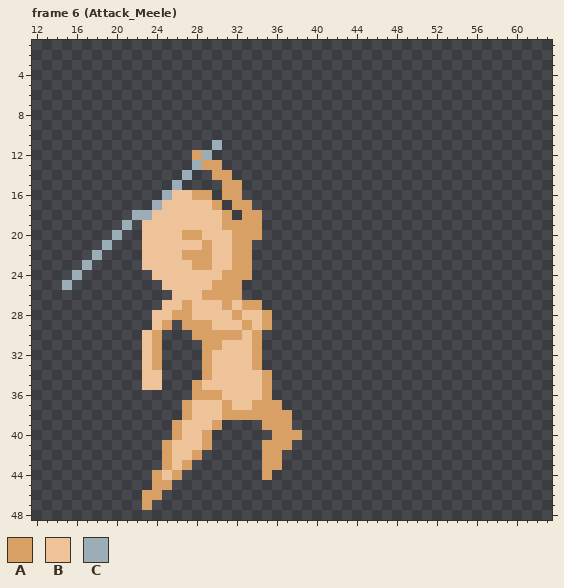
Pixel-art file: RawResource/projectRoom/base_female.aseprite. The first picture shows the starting point.
64x64 pixels, 10 frames. Shown: frame 6 (Attack_Meele): x 12..63, y 1..48. The commit also changed other frames, which this record leaves out.
Visible layers, top first: "BaseGroup/base_melee", "BaseGroup/base_nude".
Palette (. is transparent): A #d9a066  B #eec39a  C #9badb7
Pixels before, frame 6 (Attack_Meele) (only the part around the change), first column x 12:
 1 ..........................................
 2 ..........................................
 3 ..........................................
 4 ..........................................
 5 ..........................................
 6 ..........................................
 7 ..........................................
 8 ..........................................
 9 ..........................................
10 ..........................................
11 ..................C.......................
12 ................AC........................
13 ................CAA.......................
14 ...............C..AA......................
15 ..............C....AA.....................
16 .............CBBAA.AA.....................
17 ............CBBBBBA.AA....................
18 ..........CCBBBBBBBA.AA...................
19 .........C.BBBBBBBBAAAA...................
20 ........C..BBBBAABBBAAA...................
21 .......C...BBBBBBABBAA....................
22 ......C....BBBBAAABBAA....................
23 .....C.....BBBBBAABBAA....................
24 ....C.......BBBBBBBAAA....................
25 ...C.........BBBBBAAA.....................
26 ..............BBBAAAA.....................
27 .............BBABBBABAA...................
28 ............BBAABBBBABBA..................
29 ............BA.AAABBBABA..................
30 ...........BA...AAAAABA...................
31 ...........BA....AABBBA...................
32 ...........BA....ABBBBA...................
33 ...........BA....ABBBBA...................
34 ...........BB....ABBBBBA..................
35 ...........BB...ABBBBBBA..................
36 ................AAABBBBA..................
37 ...............ABBBABBAAA.................
38 ...............ABBBAAAAAAA................
39 ..............ABBBA....AAA................
40 ..............ABBA......AAA...............
41 .............ABBBA.....AAA................
42 .............ABBA......AA.................
43 .............ABA.......AA.................
44 ............ABA........A..................
45 ............AA............................
46 ...........AA.............................
47 ...........A..............................
48 ..........................................
Now the later version:
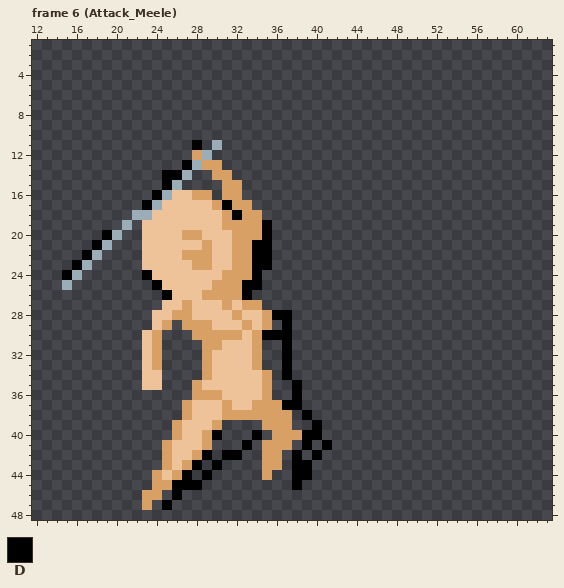
Colours new in this view: D #000000
The edit:
layer "sketch" now shown
Changed rows in their new state; - is an unchanged pixel.
Frame 6 (Attack_Meele), layer "sketch":
first column x 15:
11 -------------D-------------
13 ------------D--------------
14 ----------DD---------------
15 ----------D----------------
16 ---------D-----------------
17 --------D-------D----------
18 -----------------D---------
19 --------------------D------
20 ----D---------------D------
21 ---D---------------DD------
22 --D----------------DD------
23 -D-----------------DD------
24 D-------D----------D-------
25 ---------D--------DD-------
26 ----------D-------D--------
28 ---------------------DD----
29 ----------------------D----
30 --------------------DDD----
31 ----------------------D----
32 ----------------------D----
33 ----------------------D----
34 ----------------------D----
35 -----------------------D---
36 -----------------------D---
37 ----------------------DD---
38 ------------------------D--
39 -------------------------D-
40 ---------------D---D----DD-
41 ------------------D-----D-D
42 --------------D-DD-----D-D-
43 -------------D-D-------DD--
44 ------------D-D--------DD--
45 -----------DDD---------D---
46 -----------D---------------
47 ----------D----------------
Pixel boxes of the changes (left, top, right, bottom) in both pictures:
added: (62, 140, 332, 510)
